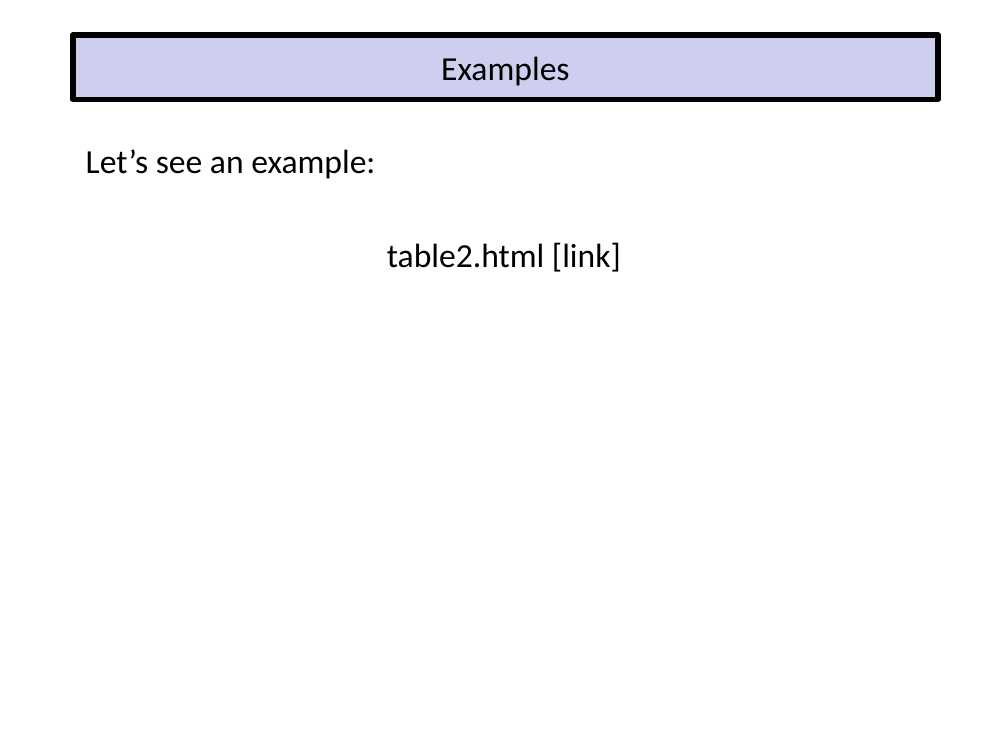
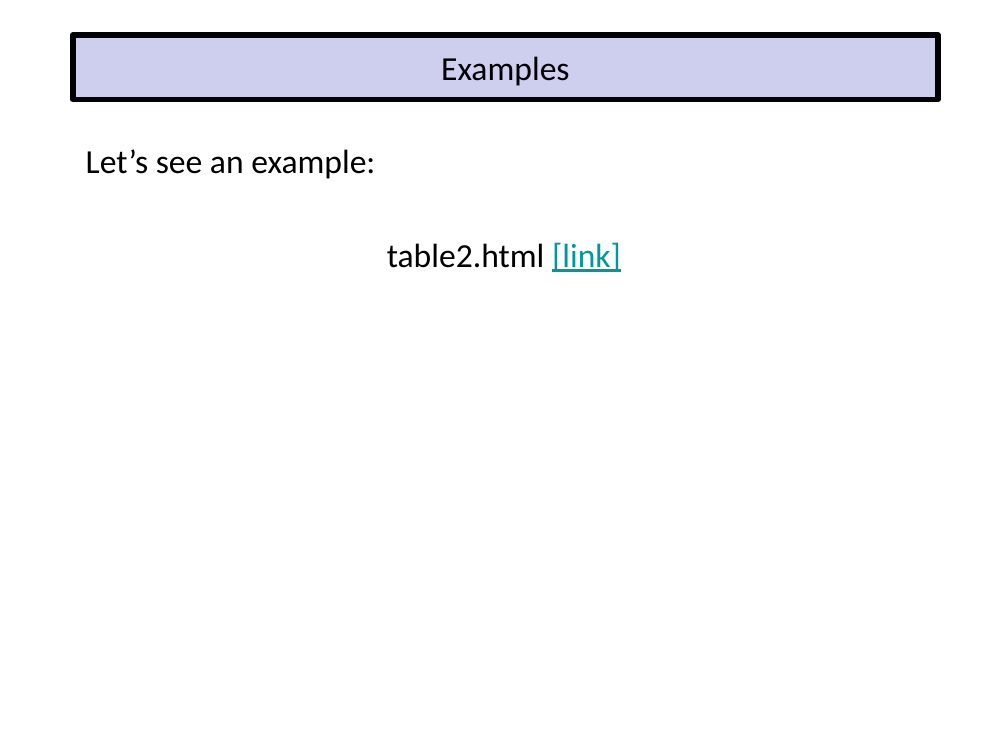
Before and after one commit to EricJPogue/www-epogue-info, a slide deck: slide 6 of CPSC-24700/Presentations/javascript-and-html.pptx. Drawn at 1008x756 pixels with LibreOffice and Linux fonts; fonts in the diff are those of the drawing. Boxes give left, top, right and bottom in pixels: in the first picture for what was removed or moved away, otherwise in the second. Text is boxed around its words. In the diff, an @@ line names an element or a change of style, - is before the commit and + after.

```diff
--- a/CPSC-24700/Presentations/javascript-and-html.pptx
+++ b/CPSC-24700/Presentations/javascript-and-html.pptx
@@ text at box(387, 242, 621, 272): text colour #000000 to #009999, underline on in "[link]" @@
```
Also in this commit, not shown: 3 other slides changed, 1 slide added, 10 other files.
